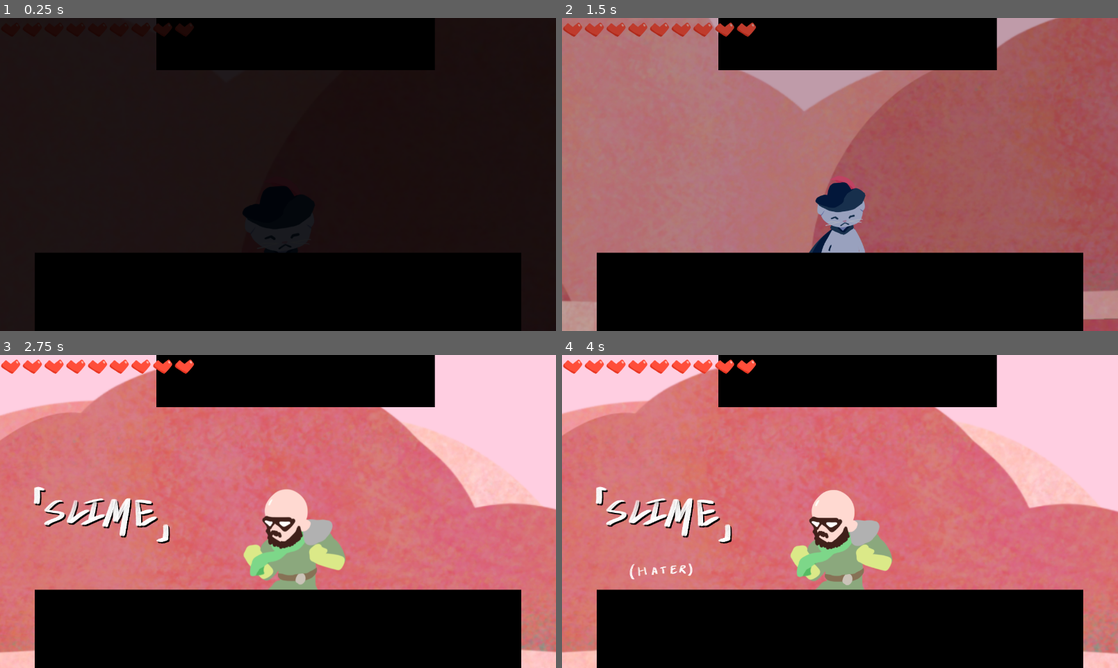
Above: before the commit, frames 1-4 (two rows, left to right).
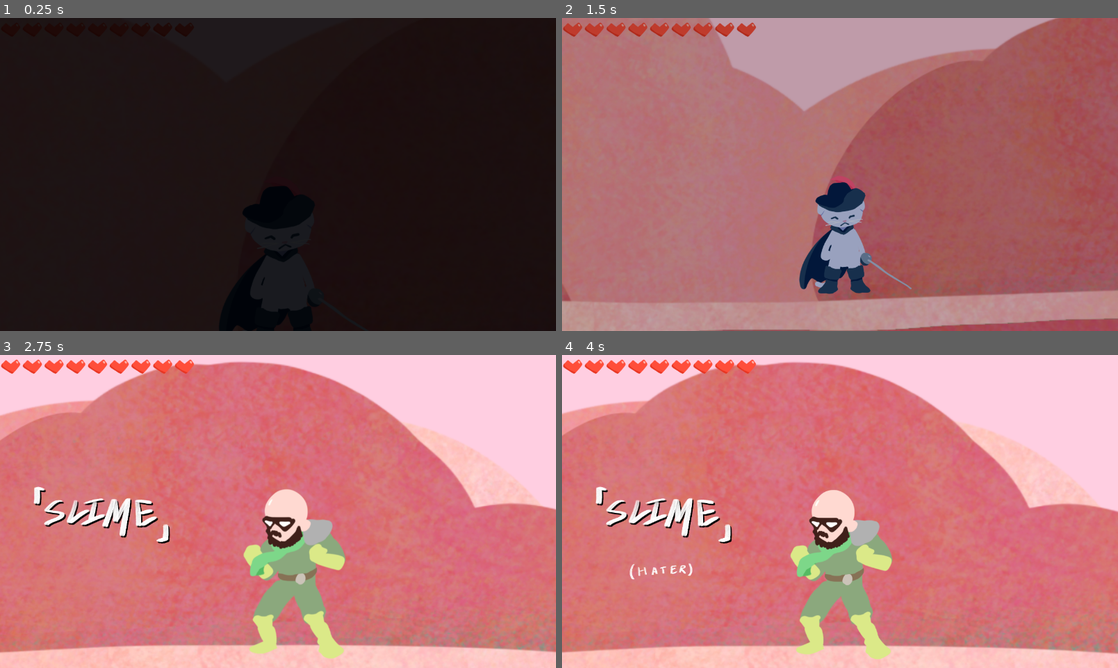
Above: after the commit, the same moments.

Repository: cyu2019/coots-game-proj
Game: Godot game, scene res://levels/test_slime.tscn
Same seed, same stepped clock (60 frames per second), same inputs: the game is played once before the commit and once after it. The engine's default icon, where the game draws it, is replaced by a stand-in: a white triangle on a blue panel in a dark square. Sound files missing from this copy of the repository are replaced by a short silence.
Inputs:
- Up to frame 1 (0.25 s): no input
- Up to frame 2 (1.5 s): hold Right (move_right) from 0.53 s (still down); tap K (attack) at 0.6, 1.35 s; tap Space (jump) at 0.77 s
- Up to frame 3 (2.75 s): tap Space (jump) at 1.52 s; release Right (move_right) at 2.03 s; hold A (move_left) from 2.03 s (still down); tap Shift (dash) at 2.1 s; tap K (attack) at 2.3 s
- Up to frame 4 (4 s): release A (move_left) at 2.78 s; hold Right (move_right) from 2.78 s (still down); tap F (interact) at 2.85 s; tap Space (jump) at 3.02, 3.77 s; tap K (attack) at 3.05, 3.6 s

The runs differ from the first frame. In frame 1, 28% of the frame differs, in the area x 6-94%, y 0-100%; in frame 2, 30%; in frame 3, 30%; in frame 4, 30%.

Commit message:
intro scene

Diff:
--- /dev/null
+++ b/levels/intros.tscn
@@ -0,0 +1,101 @@
+[gd_scene load_steps=6 format=2]
+
+[ext_resource path="res://player/player.tscn" type="PackedScene" id=1]
+[ext_resource path="res://ui/UI.tscn" type="PackedScene" id=3]
+[ext_resource path="res://icon.png" type="Texture" id=4]
+[ext_resource path="res://portal/portal.tscn" type="PackedScene" id=12]
+
+[sub_resource type="RectangleShape2D" id=1]
+
+[node name="Node2D" type="Node2D"]
+
+[node name="player" parent="." instance=ExtResource( 1 )]
+position = Vector2( -300, 0 )
+
+[node name="UI" parent="." instance=ExtResource( 3 )]
+level = 3
+
+[node name="StaticBody2D" type="StaticBody2D" parent="."]
+position = Vector2( -3, 95 )
+scale = Vector2( 30, 1 )
+collision_layer = 257
+collision_mask = 257
+__meta__ = {
+"_edit_group_": true
+}
+
+[node name="Sprite" type="Sprite" parent="StaticBody2D"]
+visible = false
+modulate = Color( 0, 0, 0, 1 )
+texture = ExtResource( 4 )
+
+[node name="CollisionShape2D" type="CollisionShape2D" parent="StaticBody2D"]
+scale = Vector2( 3.2, 3 )
+shape = SubResource( 1 )
+
+[node name="StaticBody2D2" type="StaticBody2D" parent="."]
+position = Vector2( -951, 112 )
+rotation = 1.5708
+scale = Vector2( 40, 1 )
+collision_layer = 257
+collision_mask = 257
+__meta__ = {
+"_edit_group_": true
+}
+
+[node name="Sprite" type="Sprite" parent="StaticBody2D2"]
+visible = false
+modulate = Color( 0, 0, 0, 1 )
+texture = ExtResource( 4 )
+
+[node name="CollisionShape2D" type="CollisionShape2D" parent="StaticBody2D2"]
+scale = Vector2( 3.2, 3 )
+shape = SubResource( 1 )
+
+[node name="StaticBody2D3" type="StaticBody2D" parent="."]
+position = Vector2( 973, 101 )
+rotation = 1.5708
+scale = Vector2( 40, 1 )
+collision_layer = 257
+collision_mask = 257
+__meta__ = {
+"_edit_group_": true
+}
+
+[node name="Sprite" type="Sprite" parent="StaticBody2D3"]
+visible = false
+modulate = Color( 0, 0, 0, 1 )
+texture = ExtResource( 4 )
+
+[node name="CollisionShape2D" type="CollisionShape2D" parent="StaticBody2D3"]
+scale = Vector2( 3.2, 3 )
+shape = SubResource( 1 )
+
+[node name="Portal" parent="." instance=ExtResource( 12 )]
+position = Vector2( 93, 13 )
+enabled = true
+level = "res://levels/test_slime.tscn"
+
+[node name="Label" type="Label" parent="."]
+margin_left = -800.0
+margin_top = -500.0
+margin_right = -624.0
+margin_bottom = -418.0
+rect_scale = Vector2( 3, 3 )
+text = "Controls 1:
+Move using WASD
+Attack using K
+Jump using J
+Angle attack with WASD + K"
+
+[node name="Label2" type="Label" parent="."]
+margin_left = 250.0
+margin_top = -500.0
+margin_right = 469.0
+margin_bottom = -418.0
+rect_scale = Vector2( 3, 3 )
+text = "Controls 2:
+Move using ARROW KEYS
+Attack using X
+Jump using SPACE
+Angle attack with ARROW KEYS + X"
--- a/ui/UI.gd
+++ b/ui/UI.gd
@@ -1,9 +1,5 @@
 extends CanvasLayer
 
-
-# Declare member variables here. Examples:
-# var a = 2
-# var b = "text"
 
 var health = 9
 export var level = 0
@@ -36,16 +32,25 @@
 	elif level == 1:
 		scene_text_file = "res://dialogue/aiden.json"
 		BGM = $BGM2
-	else:
+	elif level == 2:
 		scene_text_file = "res://dialogue/nick.json"
 		BGM = $BGM3
+	else:
+		BGM = $BGM
 	start()
-	state = FADE_IN
+	print(level)
+	if level < 3:
+		state = FADE_IN
+		$FadeToBlack.visible = true
+		$FadeToBlack.modulate.a = 1
+		Globals.camera.zoom = Vector2(0.3,0.3)
+	else:
+		state = DEFAULT
+		Globals.player.state = Globals.player.GAME_STATE.MOVEMENT
+		Globals.camera.zoom = Vector2(1,1)
+		Globals.camera.return_to_player()
+	$BossHealth.value = 100
 	Globals.ui = self
-	$FadeToBlack.visible = true
-	$FadeToBlack.modulate.a = 1
-	$BossHealth.value = 100
-	Globals.camera.zoom = Vector2(0.3,0.3)
 	Globals.player.connect("health_changed", self, "_on_health_change")
 	OS.window_maximized = true
 func _on_health_change(amt):
@@ -107,7 +112,7 @@
 	Globals.camera.zoom = Globals.camera.zoom.move_toward(Vector2(0.5,0.5), delta / 4)
 	$FadeToBlack.modulate.a -= delta / 2
 	if $FadeToBlack.modulate.a <= 0:
-		print("ba")
+		#print("ba")
 		state = INTRO
 		$IntroTimer.start()
 		$SecondarySubtitleTimer.start()
@@ -119,13 +124,12 @@
 		elif level == 1:
 			scene_text_file = "res://dialogue/aiden.json"
 			$LabelHolder.get_node("Label2").visible = true
-		else:
+		elif level == 2:
 			scene_text_file = "res://dialogue/nick.json"
 			$LabelHolder.get_node("Label3").visible = true
 
 		$IntroSting.play()
 		$IntroSting2.play()
-
 		Globals.camera.move_to(Globals.enemy1.global_position)
 
 func process_fade(delta):
@@ -155,7 +159,7 @@
 		$SlimeDeath.play()
 	elif level == 1:
 		$AidenDeath.play()
-	else:
+	elif level == 2:
 		$NickDeath.play()
 
 func play_phase_up_sound():
@@ -191,7 +195,7 @@
 		$LabelHolder.get_node("SecondaryLabel1").visible = true
 	elif level == 1:
 		$LabelHolder.get_node("SecondaryLabel2").visible = true
-	else:
+	elif level == 2:
 		$LabelHolder.get_node("SecondaryLabel3").visible = true
 
 
--- a/ui/UI.tscn
+++ b/ui/UI.tscn
@@ -222,8 +222,16 @@
 text = "name"
 
 [node name="FirstDialogue" type="CanvasLayer" parent="."]
+visible = false
+
+[node name="MainDialogue" type="Label" parent="FirstDialogue"]
+margin_left = 80.0
+margin_top = 540.0
+margin_right = 1200.0
+margin_bottom = 720.0
 
 [node name="Background" type="TextureRect" parent="FirstDialogue"]
+anchor_right = 0.516
 margin_left = 80.0
 margin_top = 540.0
 margin_right = 1232.0
@@ -231,13 +239,13 @@
 rect_scale = Vector2( 0.972, 0.278 )
 texture = ExtResource( 24 )
 
-[node name="MainDialogue" type="Label" parent="FirstDialogue"]
-margin_left = 80.0
-margin_top = 540.0
-margin_right = 1200.0
-margin_bottom = 720.0
-
 [node name="SecondDialogue" type="CanvasLayer" parent="."]
+visible = false
+
+[node name="SecondaryDialogue" type="Label" parent="SecondDialogue"]
+margin_left = 360.0
+margin_right = 1000.0
+margin_bottom = 120.0
 
 [node name="Background" type="TextureRect" parent="SecondDialogue"]
 margin_left = 360.0
@@ -246,11 +254,6 @@
 rect_scale = Vector2( 0.556, 0.185 )
 texture = ExtResource( 24 )
 
-[node name="SecondaryDialogue" type="Label" parent="SecondDialogue"]
-margin_left = 360.0
-margin_right = 1000.0
-margin_bottom = 120.0
-
 [connection signal="pressed" from="PauseMenu/QuitButton" to="PauseMenu" method="close_game"]
 [connection signal="timeout" from="IntroTimer" to="." method="_on_IntroTimer_timeout"]
 [connection signal="timeout" from="SecondarySubtitleTimer" to="." method="_on_SecondarySubtitleTimer_timeout"]
